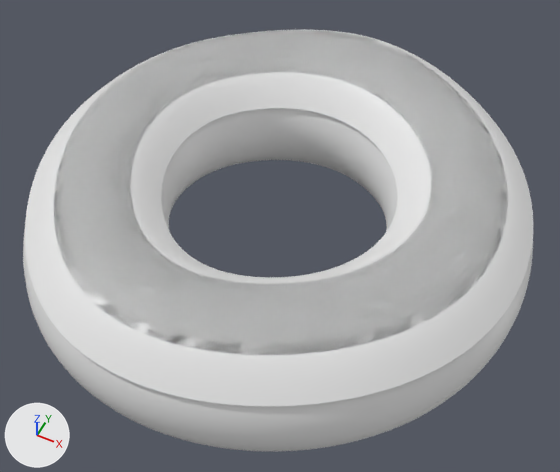
What one commit did to the Blender file Donut/Donut.blend.
Both versions are drawn from a 50 mm camera at (0.0668, -0.1301, 0.1545) aimed at (0.0038, -0.0042, -0.0028). Lighting does not change. The marker at lower left points along +X, +Y and +Z.
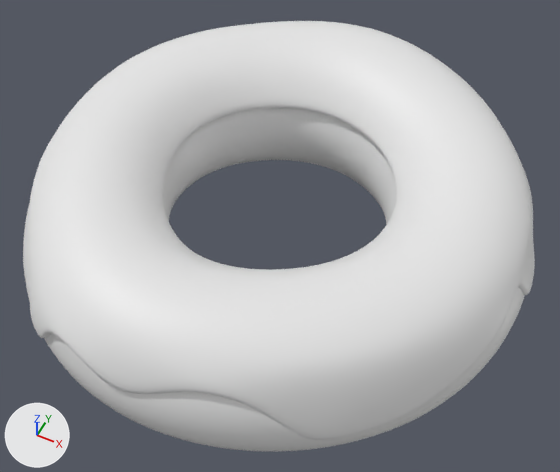
Pixel boxes [x1, y1, x2, y2] of what changed, in the pictures (560 x 472 px):
'icying.002', added: after [27, 21, 535, 440]
'Torus.002', deleted: before [25, 30, 533, 406]
'Torus.001', unchanged, covered by the edit: before [23, 30, 533, 451]; after [23, 108, 525, 451]

The change, as a list of edits to the scene's bpy script:
```text
Add me_torus_002_1:
    me_torus_002_1.from_pydata(...)  # 530 vertices, 469 faces; spans x -0.0673..0.0684, y -0.0671..0.0694, z -0.0034..0.0212
    me_torus_002_1.polygons.foreach_set('use_smooth', [True] * 469)
Remove ob_torus_002:
    ob_torus_002 = bpy.data.objects.new('Torus.002', me_torus_002)
    ob_torus_002.location = (0.0, 0.0, 0.0)
    _m = ob_torus_002.modifiers.new('Subdivision', 'SUBSURF')
    _m.levels = 2
Add ob_icying_002:
    ob_icying_002 = bpy.data.objects.new('icying.002', me_torus_002_1)
    ob_icying_002.location = (0.0, 0.0, 0.0016)
    _m = ob_icying_002.modifiers.new('Solidify', 'SOLIDIFY')
    _m.thickness = 0.002
    _m.offset = 1.0
    _m.edge_crease_inner = 1.0
    _m.nonmanifold_thickness_mode = 'FIXED'
    _m.nonmanifold_merge_threshold = 0.0003
    _m = ob_icying_002.modifiers.new('Subdivision', 'SUBSURF')
    _m.levels = 2
```
